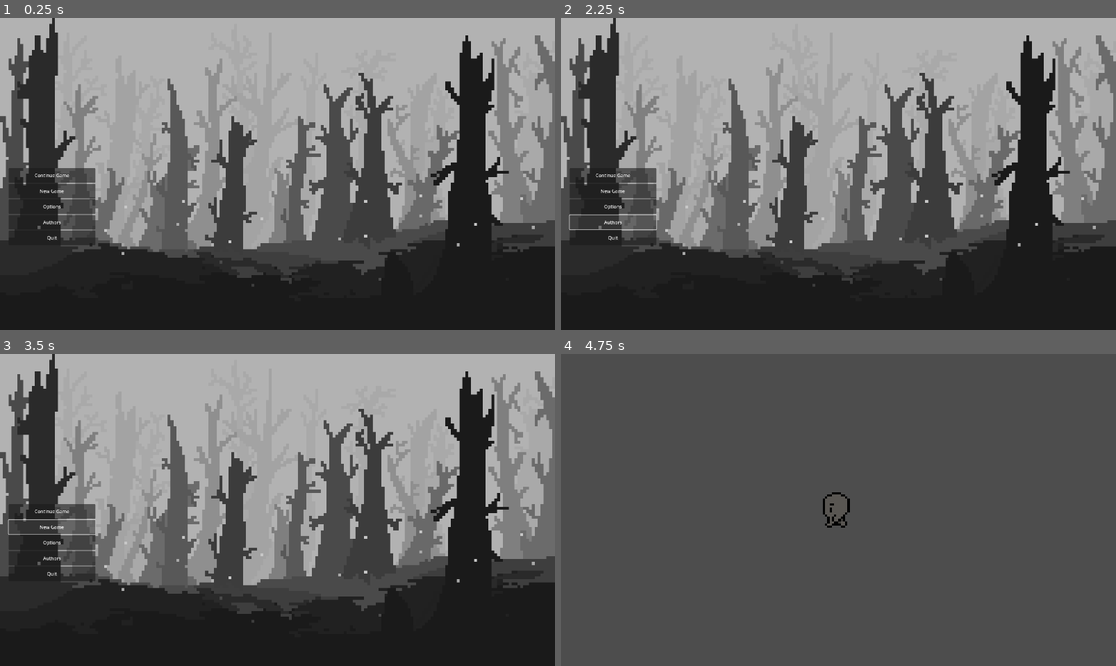
Above: before the commit, frames 1-4 (two rows, left to right).
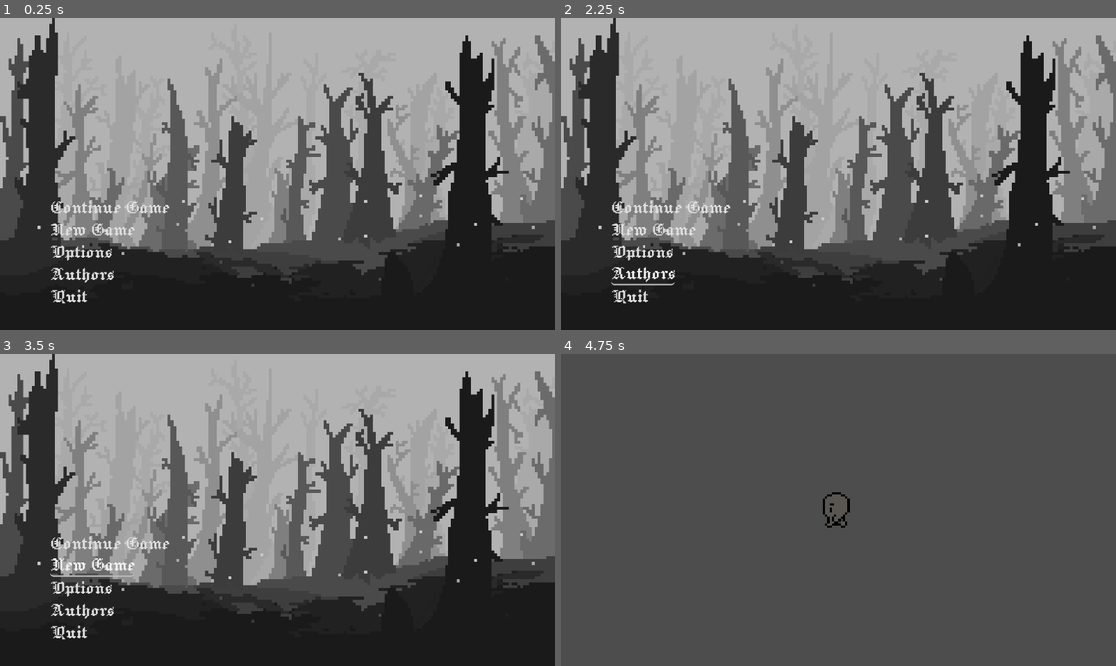
Above: after the commit, the same moments.

Repository: SosiskaKillerS/Darkness-of-the-Eternal-Lost---Songs-of-Twilight
Game: Godot game, scene res://main_menu.tscn
The game is run twice, just before and just after one commit, with the same random seed, the same clock (stepped at 60 frames per second) and the same inputs.
Inputs:
- Up to frame 1 (0.25 s): no input
- Up to frame 2 (2.25 s): click "Options" at 0.5 s; click "Back" at 1.25 s; click "Authors" at 2 s
- Up to frame 3 (3.5 s): click "New Game" at 2.75 s
- Up to frame 4 (4.75 s): click "New Game" at 3.5 s; click "Continue Game" at 4.25 s

The runs differ from the first frame. In frame 1, 3.0% of the frame differs, in the area x 1-31%, y 48-92%; in frame 2, 3.0%; in frame 3, 3.0%; in frame 4, nothing differs.

Commit message:
main menu update 1.2
make better UI Design for main menu / New Font, replace buttons and redisign hover, pressed and focus theme

Co-Authored-By: dmntrx <145675897+dmntrx@users.noreply.github.com>

Diff:
--- a/main_menu.tscn
+++ b/main_menu.tscn
@@ -1,7 +1,44 @@
-[gd_scene load_steps=3 format=3 uid="uid://cgtvq0p4o7ue3"]
+[gd_scene load_steps=11 format=3 uid="uid://b70h3i5hclnto"]
 
 [ext_resource type="Script" path="res://main_menu.gd" id="1_hie68"]
 [ext_resource type="Texture2D" uid="uid://c4ymfkowc0hn5" path="res://sprite_Darkness of the Eternal Lost - Songs of Twilight/UI - design/Main_Menu_pic.png" id="2_5dlmf"]
+[ext_resource type="FontFile" uid="uid://b3s02uj8pnwx4" path="res://sprite_Darkness of the Eternal Lost - Songs of Twilight/UI - design/Jacquard12-Regular.ttf" id="3_co85w"]
+
+[sub_resource type="SystemFont" id="SystemFont_hoaf3"]
+
+[sub_resource type="StyleBoxFlat" id="StyleBoxFlat_bkbka"]
+
+[sub_resource type="StyleBoxFlat" id="StyleBoxFlat_exafy"]
+bg_color = Color(0.6, 0.6, 0.6, 0)
+
+[sub_resource type="StyleBoxFlat" id="StyleBoxFlat_p5cdc"]
+bg_color = Color(0.363963, 0.699181, 0, 0)
+border_width_bottom = 5
+border_color = Color(0.74558, 0.74558, 0.74558, 1)
+corner_radius_top_left = 10
+corner_radius_top_right = 10
+corner_radius_bottom_right = 10
+corner_radius_bottom_left = 10
+shadow_color = Color(0.960784, 0, 0, 0)
+
+[sub_resource type="StyleBoxFlat" id="StyleBoxFlat_ao5r1"]
+bg_color = Color(0.0823529, 0.0901961, 0.0980392, 0)
+corner_radius_top_left = 10
+corner_radius_top_right = 10
+corner_radius_bottom_right = 10
+corner_radius_bottom_left = 10
+
+[sub_resource type="StyleBoxFlat" id="StyleBoxFlat_5i5bh"]
+bg_color = Color(0.6, 0.6, 0.6, 0)
+
+[sub_resource type="Theme" id="Theme_hhy3n"]
+Button/font_sizes/font_size = 31
+Button/fonts/font = SubResource("SystemFont_hoaf3")
+Button/styles/disabled = SubResource("StyleBoxFlat_bkbka")
+Button/styles/focus = SubResource("StyleBoxFlat_exafy")
+Button/styles/hover = SubResource("StyleBoxFlat_p5cdc")
+Button/styles/normal = SubResource("StyleBoxFlat_ao5r1")
+Button/styles/pressed = SubResource("StyleBoxFlat_5i5bh")
 
 [node name="Main Menu" type="Control"]
 layout_mode = 3
@@ -23,51 +60,68 @@
 
 [node name="MarginContainer" type="MarginContainer" parent="."]
 layout_mode = 1
-anchors_preset = 4
-anchor_top = 0.5
-anchor_bottom = 0.5
-offset_left = 30.0
-offset_top = 27.0
-offset_right = 730.0
-offset_bottom = 198.0
+anchors_preset = 9
+anchor_bottom = 1.0
+offset_left = 80.0
+offset_top = -78.0
+offset_right = 680.0
+offset_bottom = -78.0
 grow_vertical = 2
 
 [node name="VBoxContainer" type="VBoxContainer" parent="MarginContainer"]
-texture_filter = 1
-custom_minimum_size = Vector2(700, 0)
 layout_mode = 2
+size_flags_horizontal = 4
+size_flags_vertical = 8
 
 [node name="Continue Game" type="Button" parent="MarginContainer/VBoxContainer"]
-custom_minimum_size = Vector2(300, 50)
+custom_minimum_size = Vector2(100, 50)
+layout_mode = 2
+theme = SubResource("Theme_hhy3n")
+theme_override_fonts/font = ExtResource("3_co85w")
+theme_override_font_sizes/font_size = 72
+text = "Continue Game"
+alignment = 0
+
+[node name="New Game" type="Button" parent="MarginContainer/VBoxContainer"]
+custom_minimum_size = Vector2(100, 50)
 layout_mode = 2
 size_flags_horizontal = 0
-size_flags_vertical = 0
-text = "Continue Game"
+theme = SubResource("Theme_hhy3n")
+theme_override_fonts/font = ExtResource("3_co85w")
+theme_override_font_sizes/font_size = 72
+text = "New Game"
+alignment = 0
 
-[node name="New Game" type="Button" parent="MarginContainer/VBoxContainer"]
-custom_minimum_size = Vector2(300, 50)
+[node name="Options" type="Button" parent="MarginContainer/VBoxContainer"]
+custom_minimum_size = Vector2(100, 50)
 layout_mode = 2
 size_flags_horizontal = 0
-text = "New Game"
+theme = SubResource("Theme_hhy3n")
+theme_override_fonts/font = ExtResource("3_co85w")
+theme_override_font_sizes/font_size = 72
+text = "Options
+"
+alignment = 0
 
-[node name="Options" type="Button" parent="MarginContainer/VBoxContainer"]
-custom_minimum_size = Vector2(300, 50)
+[node name="Authors" type="Button" parent="MarginContainer/VBoxContainer"]
+custom_minimum_size = Vector2(100, 50)
 layout_mode = 2
 size_flags_horizontal = 0
-text = "Options
-"
+theme = SubResource("Theme_hhy3n")
+theme_override_fonts/font = ExtResource("3_co85w")
+theme_override_font_sizes/font_size = 72
+text = "Authors"
+alignment = 0
 
-[node name="Authors" type="Button" parent="MarginContainer/VBoxContainer"]
-custom_minimum_size = Vector2(300, 50)
+[node name="Quit" type="Button" parent="MarginContainer/VBoxContainer"]
+custom_minimum_size = Vector2(100, 50)
 layout_mode = 2
 size_flags_horizontal = 0
-text = "Authors"
-
-[node name="Quit" type="Button" parent="MarginContainer/VBoxContainer"]
-custom_minimum_size = Vector2(300, 50)
-layout_mode = 2
-size_flags_horizontal = 0
+theme = SubResource("Theme_hhy3n")
+theme_override_fonts/font = ExtResource("3_co85w")
+theme_override_font_sizes/font_size = 72
 text = "Quit"
+alignment = 0
 
 [connection signal="pressed" from="MarginContainer/VBoxContainer/Continue Game" to="." method="_on_continue_game_pressed"]
 [connection signal="pressed" from="MarginContainer/VBoxContainer/New Game" to="." method="_on_new_game_pressed"]
--- a/project.godot
+++ b/project.godot
@@ -14,15 +14,13 @@
 config/version="1"
 run/main_scene="res://main_menu.tscn"
 config/features=PackedStringArray("4.2", "Forward Plus")
-boot_splash/bg_color=Color(0.141176, 0.141176, 0.141176, 1)
 config/icon="res://icon.svg"
 
 [display]
 
 window/size/viewport_width=1920
 window/size/viewport_height=1080
-mouse_cursor/custom_image="res://sprite_Darkness of the Eternal Lost - Songs of Twilight/UI - design/cursor.png"
-mouse_cursor/custom_image_hotspot=Vector2(3, 32)
+mouse_cursor/custom_image="res://sprite_Darkness of the Eternal Lost - Songs of Twilight/UI - design/cursor 1.2.png"
 
 [input]
 
Binary file added: sprite_Darkness of the Eternal Lost - Songs of Twilight/UI - design/Jacquard12-Regular.ttf
Not shown, added: sprite_Darkness of the Eternal Lost - Songs of Twilight/UI - design/Jacquard12-Regular.ttf.import
Binary file added: sprite_Darkness of the Eternal Lost - Songs of Twilight/UI - design/cursor 1.2.png
Not shown, added: sprite_Darkness of the Eternal Lost - Songs of Twilight/UI - design/cursor 1.2.png.import
Binary file added: sprite_Darkness of the Eternal Lost - Songs of Twilight/UI - design/cursor 2.png
Not shown, added: sprite_Darkness of the Eternal Lost - Songs of Twilight/UI - design/cursor 2.png.import
